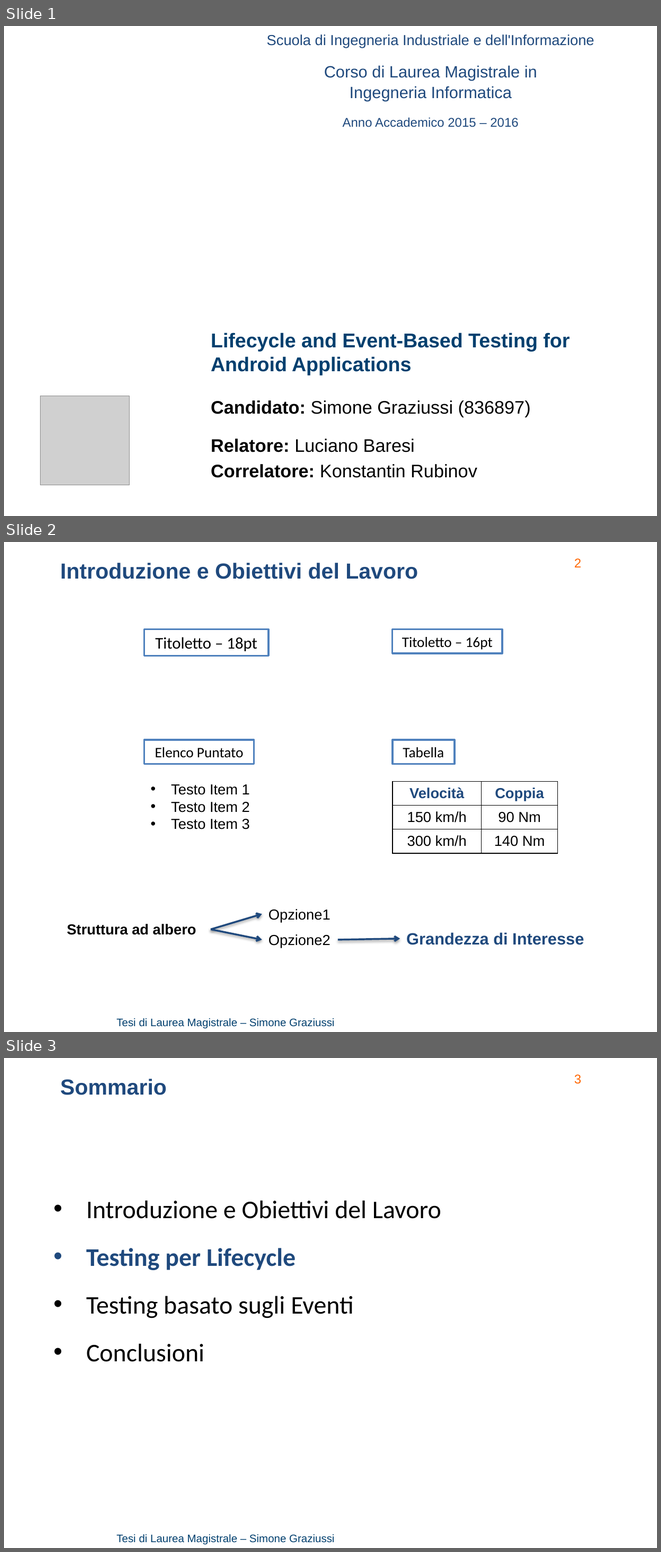
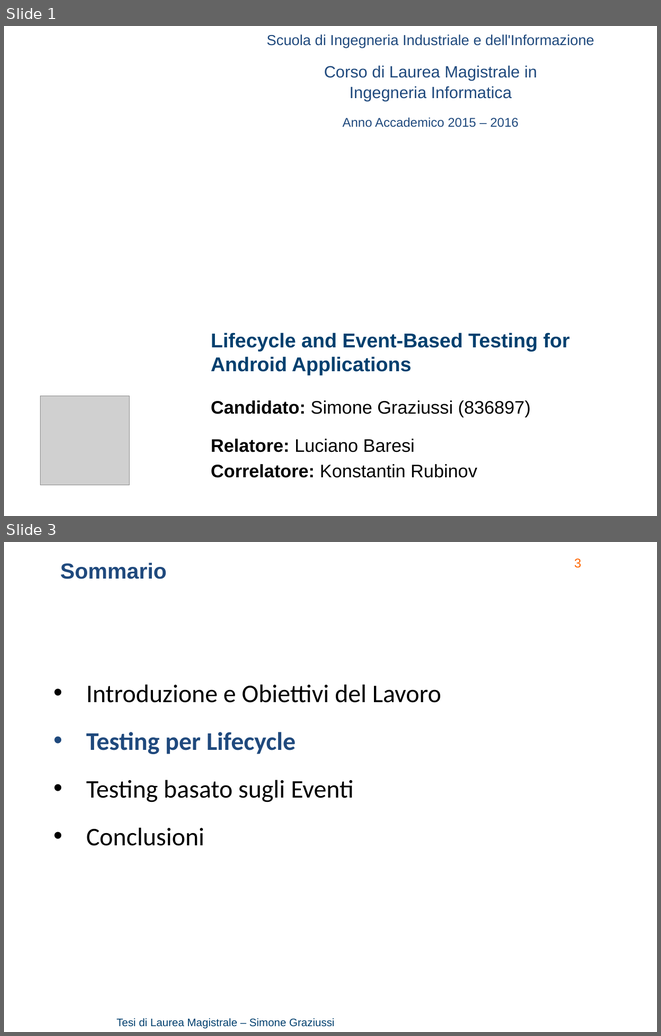
Before and after one commit to Simone3/Thesis, a slide deck: Presentation/Presentation.pptx. Shown one above the other, each under a label of ours: slides 1, 2 and 3 before the commit, slides 1 and 3 after it; the slides between them are not shown. The pictures are 661x1552 and 661x1036 pixels, drawn with LibreOffice and Linux fonts; fonts in the diff are those of the drawing; grey boxes stand for pictures; background and template pictures are left out. Boxes give left, top, right and bottom in pixels: in the first picture for what was removed or moved away, otherwise in the second. Text is boxed around its words. In the diff, an @@ line names an element or a change of style, - is before the commit and + after.

```diff
--- a/Presentation/Presentation.pptx
+++ b/Presentation/Presentation.pptx
@@ slide 2 removed at box(4, 542, 657, 1032), background picture (left out); not listed: 2 template elements that a slide beside it also shows @@
@@ text removed at box(60, 563, 418, 579) @@
-Introduzione e Obiettivi del Lavoro
@@ rectangle removed at box(144, 629, 268, 655) @@
-Titoletto – 18pt
@@ rectangle removed at box(392, 629, 502, 654) @@
-Titoletto – 16pt
@@ rectangle removed at box(144, 740, 254, 764) @@
-Elenco Puntato
@@ rectangle removed at box(392, 740, 454, 764) @@
-Tabella
@@ text removed at box(171, 784, 250, 829) @@
-• Testo Item 1
-• Testo Item 2
-• Testo Item 3
@@ table removed at box(392, 781, 558, 853), 3 rows, 2 columns @@
-Velocità | Coppia
-150 km/h | 90 Nm
-300 km/h | 140 Nm
@@ arrow removed from (211, 929) to (262, 914) @@
@@ text removed at box(268, 909, 330, 922) @@
-Opzione1
@@ text removed at box(67, 924, 196, 935) @@
-Struttura ad albero
@@ arrow removed from (211, 929) to (262, 940) @@
@@ text removed at box(268, 934, 330, 948) @@
-Opzione2
@@ arrow removed from (338, 940) to (400, 938) @@
@@ text removed at box(406, 932, 584, 945) @@
-Grandezza di Interesse
```
Also in this commit, not shown: 1 slide changed, 2 slides added, 1 other slide removed, 1 other file.
